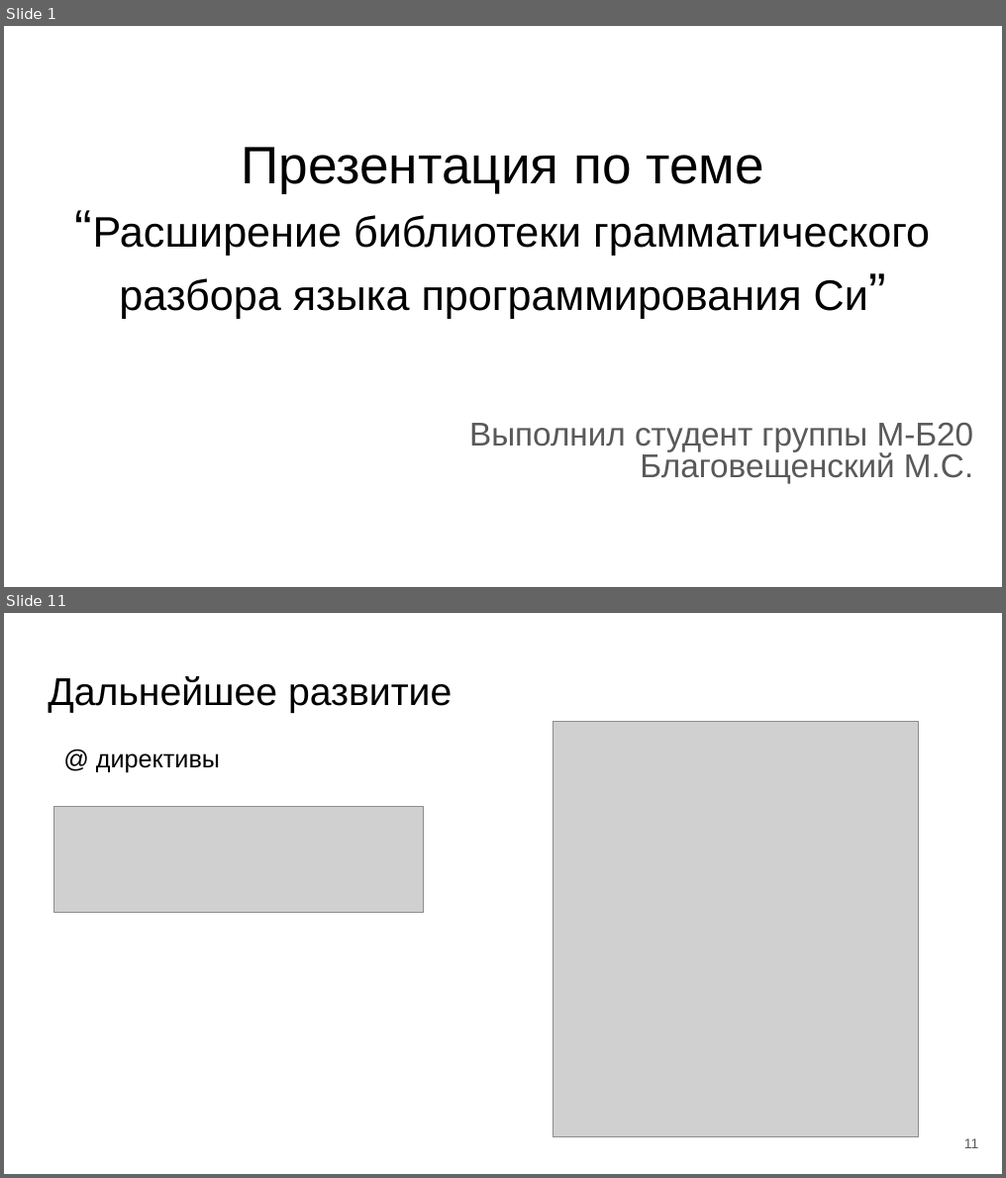
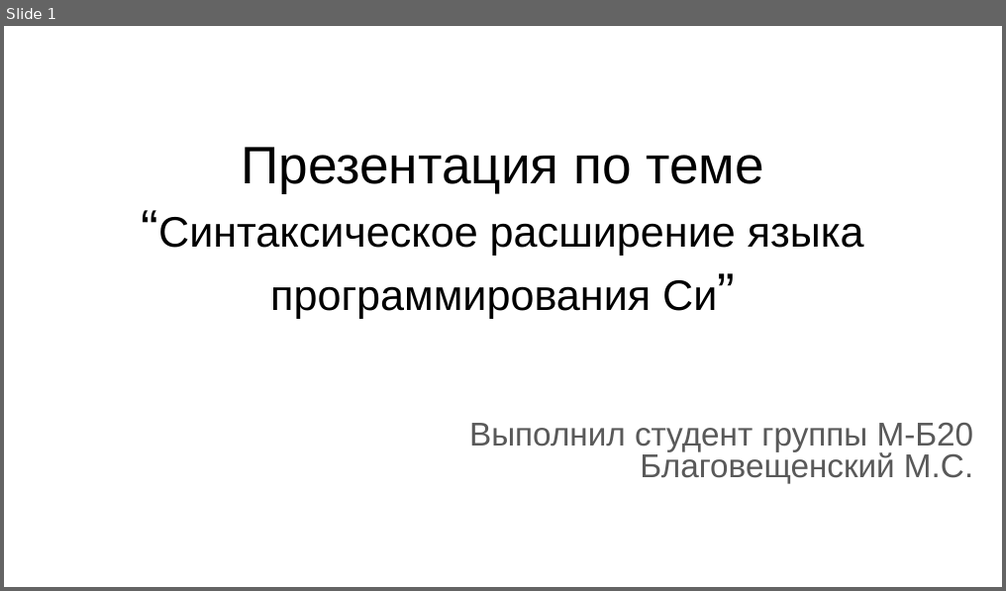
Before and after one commit to m-blg/bach-vkr, a slide deck: extra/Презентация по теме “Грамматический разбор языка Си”.odp. Shown one above the other, each under a label of ours: slides 1 and 11 before the commit, slide 1 after it; the slides between them are not shown. The pictures are 1006x1178 and 1006x591 pixels, drawn with LibreOffice and Linux fonts; fonts in the diff are those of the drawing; grey boxes stand for pictures. Boxes give left, top, right and bottom in pixels: in the first picture for what was removed or moved away, otherwise in the second. Text is boxed around its words. In the diff, an @@ line names an element or a change of style, - is before the commit and + after.

```diff
--- a/extra/Презентация по теме “Грамматический разбор языка Си”.odp
+++ b/extra/Презентация по теме “Грамматический разбор языка Си”.odp
@@ slide 11 removed at (4,613,1002,1174), background #FFFFFF @@
@@ title removed at (48,676,451,713) @@
-Дальнейшее развитие
@@ picture removed at (552,721,919,1137) @@
@@ text removed at (96,754,220,772) @@
-@ директивы
@@ picture removed at (54,807,423,912) @@
@@ page number removed at (964,1139,978,1149) @@
-11
@@ slide 1 changed as well @@
@@ title at (158,147,864,319): text changed @@
-Презентация по теме
-“Расширение библиотеки грамматического разбора языка программирования Си”
+Презентация по теме
+“Синтаксическое расширение языка программирования Си”
```
Also in this commit, not shown: 1 other slide changed, 11 slides added, 9 other slides removed, 37 other files.
